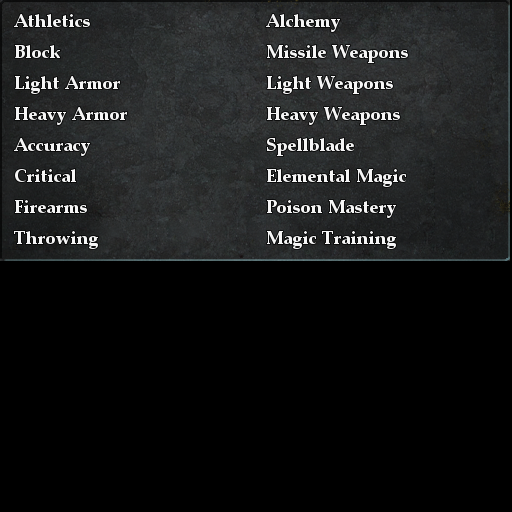
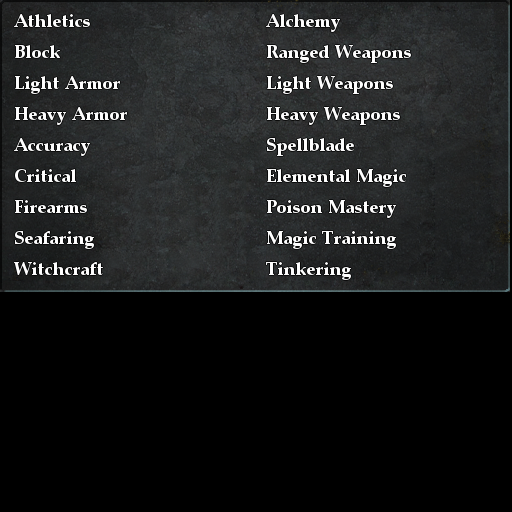
Layer changes from the first (512, 512) image to the second:
added layer "Layer 4" above "Layer 3" over (x1=11, y1=13, x2=414, y2=283)
hid "Layer 3" over (x1=12, y1=13, x2=410, y2=251)
painted on "Layer 1" over (x1=0, y1=130, x2=510, y2=292)
